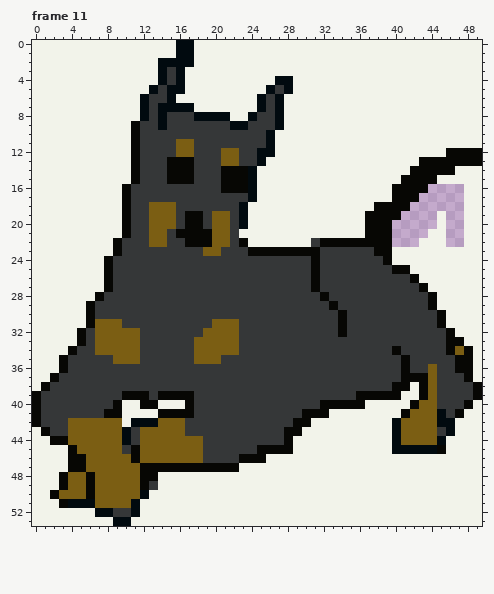
File history of a animated GIF sprite, front/public/강아지/5 스테이지 강아지.gif. That is the earlier state.
The file is 50x54 pixels, 11 frames. Shown: frame 11. The commit also changed other frames, which this record leaves out.
After the commit:
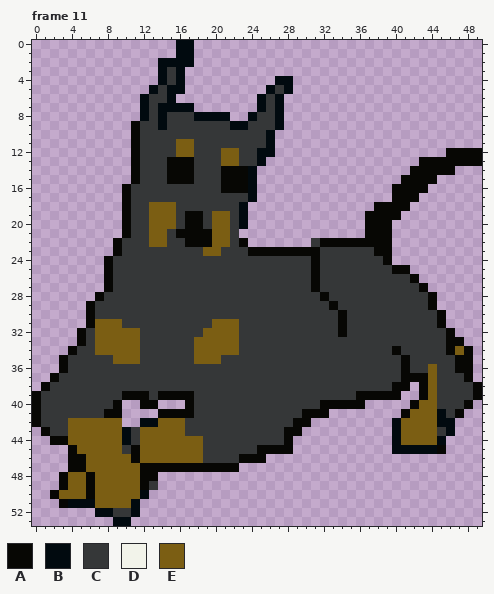
Palette (. is transparent): A #070704  B #010a0f  C #353738  D #f2f3ea  E #7b5e13
Edits made:
Frame 11:
Colour B is gone in row 42 at x 11.
Colour D is gone in rows 0 to 1 at x 0 to 15 and 18 to 49; in row 2 at x 0 to 13 and 18 to 49; in row 3 at x 0 to 13 and 17 to 49; in row 4 at x 0 to 13, 17 to 26 and 29 to 49; in row 5 at x 0 to 12, 17 to 25 and 29 to 49; in row 6 at x 0 to 11, 16 to 24 and 28 to 49.
Colour D is gone in row 7 at x 0 to 11, 18 to 24 and 28 to 49; in row 8 at x 0 to 11, 22 to 23 and 28 to 49; in row 9 at x 0 to 10 and 28 to 49; in rows 10 to 11 at x 0 to 10 and 27 to 49; in row 12 at x 0 to 10 and 27 to 45; in row 13 at x 0 to 10 and 26 to 42.
Colour D is gone in row 14 at x 0 to 10, 25 to 41 and 47 to 49; in row 15 at x 0 to 10, 25 to 40 and 45 to 49; in rows 16 to 17 at x 0 to 9, 25 to 39 and 48 to 49; in row 18 at x 0 to 9, 24 to 37 and 48 to 49; in rows 19 to 20 at x 0 to 9, 24 to 36, 45 and 48 to 49; in row 21 at x 0 to 9, 23 to 36, 44 to 45 and 48 to 49.
Colour D is gone in row 22 at x 0 to 8, 24 to 30, 43 to 45 and 48 to 49; in row 23 at x 0 to 8 and 40 to 49; in row 24 at x 0 to 7 and 40 to 49; in row 25 at x 0 to 7 and 42 to 49; in row 26 at x 0 to 7 and 43 to 49; in row 27 at x 0 to 7 and 44 to 49.
Colour D is gone in row 28 at x 0 to 6 and 45 to 49; in row 29 at x 0 to 5 and 45 to 49; in rows 30 to 31 at x 0 to 5 and 46 to 49; in row 32 at x 0 to 4 and 47 to 49; in row 33 at x 0 to 4 and 48 to 49; in row 34 at x 0 to 3 and 49.
Colour D is gone in rows 35 to 36 at x 0 to 2 and 49; in row 37 at x 0 to 1 and 49; in row 38 at x 0 and 42; in row 39 at x 41 to 42; in row 40 at x 10 to 11, 14 to 16, 37 to 41 and 49; in row 41 at x 10 to 13, 33 to 40 and 48 to 49.
Colour D is gone in row 42 at x 10, 31 to 39 and 47 to 49; in row 43 at x 0, 30 to 39 and 47 to 49; in row 44 at x 0 to 1, 29 to 39 and 46 to 49; in row 45 at x 0 to 3, 29 to 39 and 46 to 49; in row 46 at x 0 to 3 and 26 to 49; in row 47 at x 0 to 3 and 23 to 49.
Colour D is gone in rows 48 to 49 at x 0 to 2 and 14 to 49; in row 50 at x 0 to 1 and 13 to 49; in row 51 at x 0 to 2 and 12 to 49; in row 52 at x 0 to 6 and 12 to 49; in row 53 at x 0 to 8 and 11 to 49.
